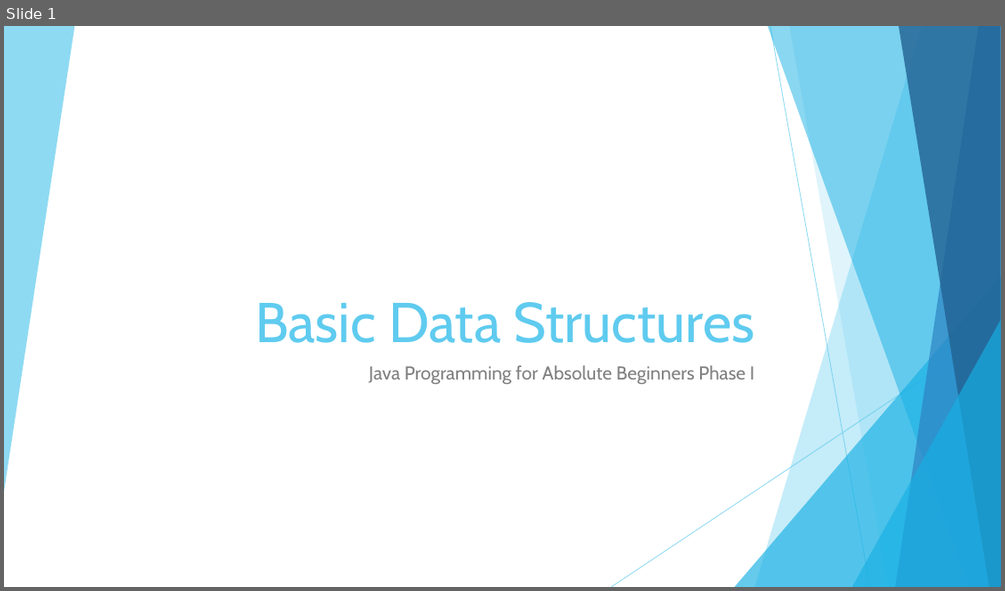
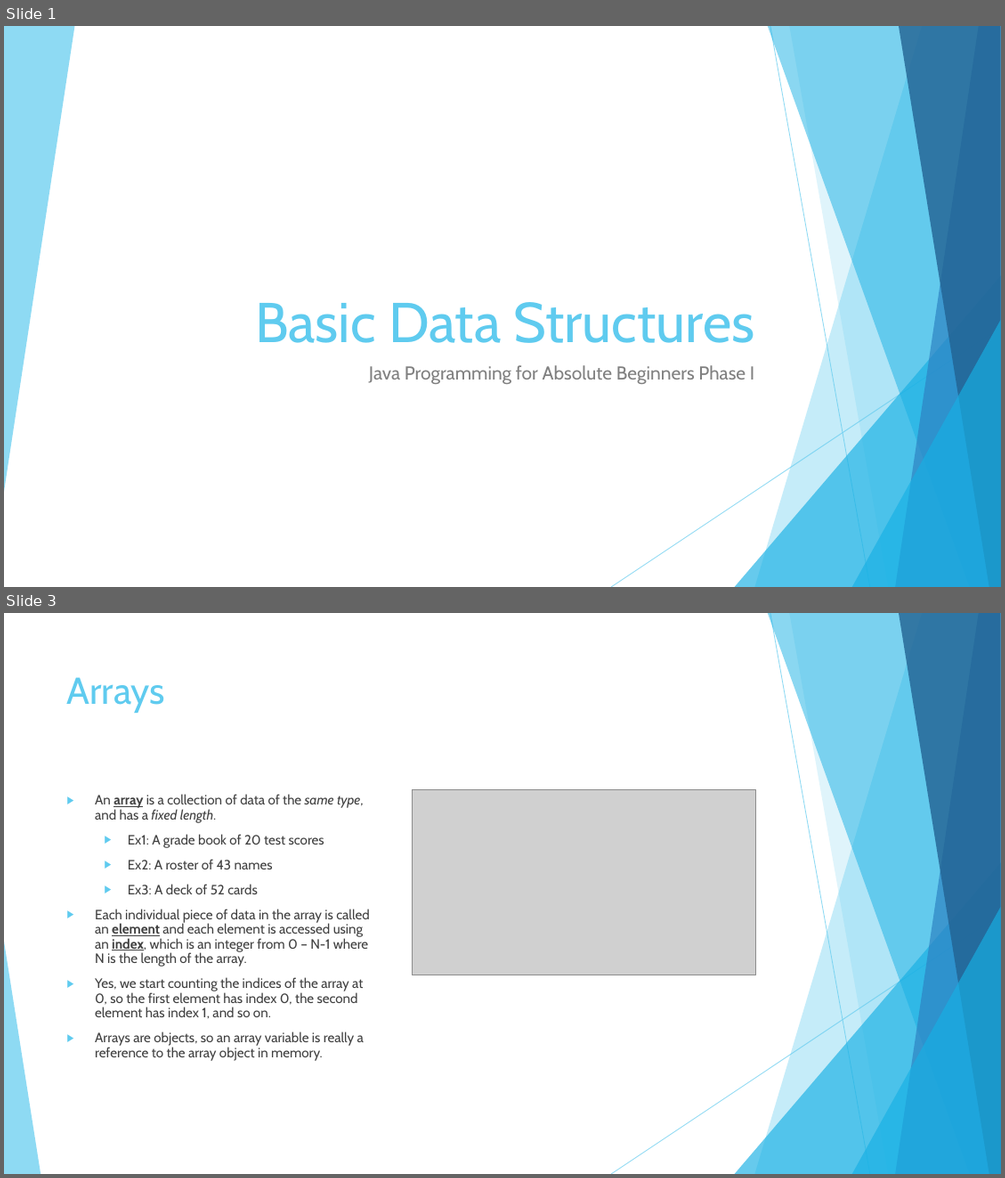
Before and after one commit to JoseRivas1998/Java-Game-Development-For-Absolute-Beginners, a slide deck: Slides/Lesson1.5.pptx. Shown one above the other, each under a label of ours: slide 1 before the commit, slides 1 and 3 after it; the slides between them are not shown. The pictures are 1005x591 and 1005x1178 pixels, drawn with LibreOffice and Linux fonts; fonts in the diff are those of the drawing; grey boxes stand for pictures. Boxes give left, top, right and bottom in pixels: in the first picture for what was removed or moved away, otherwise in the second. Text is boxed around its words. In the diff, an @@ line names an element or a change of style, - is before the commit and + after.

Commit message:
Started Lesson 1.5

```diff
--- a/Slides/Lesson1.5.pptx
+++ b/Slides/Lesson1.5.pptx
@@ slide 3 added at box(4, 613, 1001, 1174), background #FFFFFF; not listed: 9 template elements that a slide beside it also shows @@
@@ title added at box(67, 677, 165, 713), 36 pt, text #5FCBEF @@
+Arrays
@@ text added at box(95, 794, 369, 1060), 13 pt, text #404040 @@
+▶ An array is a collection of data of the same type, and has a fixed length.
+  ▶ Ex1: A grade book of 20 test scores
+  ▶ Ex2: A roster of 43 names
+  ▶ Ex3: A deck of 52 cards
+▶ Each individual piece of data in the array is called an element and each element is accessed using an index, which is an integer from 0 – N-1 where N is the length of the array.
+▶ Yes, we start counting the indices of the array at 0, so the first element has index 0, the second element has index 1, and so on.
+▶ Arrays are objects, so an array variable is really a reference to the array object in memory.
@@ picture added at box(412, 789, 755, 975) @@
@@ triangle added at box(4, 941, 40, 1174), fill #5FCBEF at 70% opacity @@
```
Also in this commit, not shown: 9 other slides added, 11 other files.
